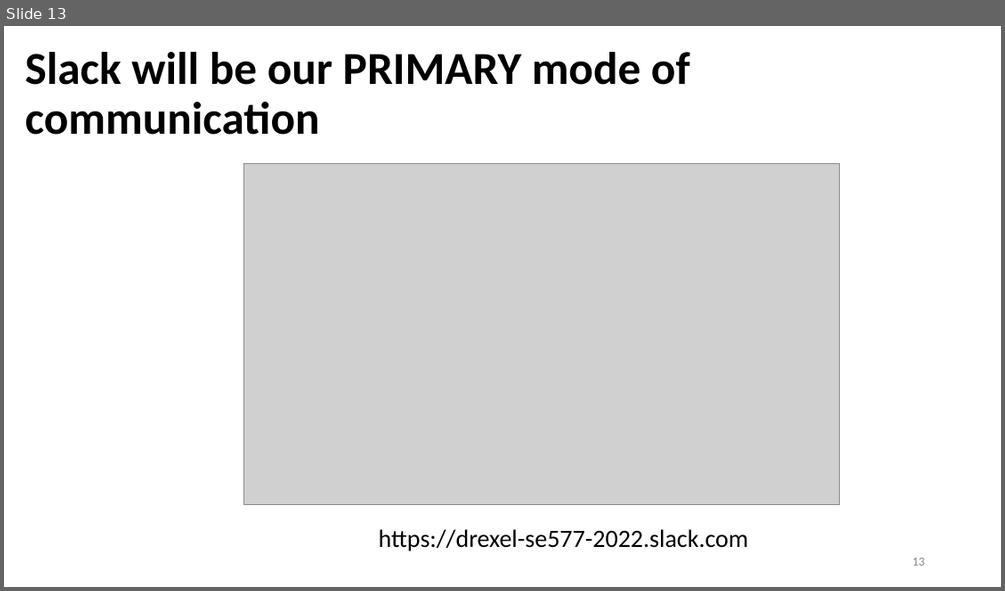
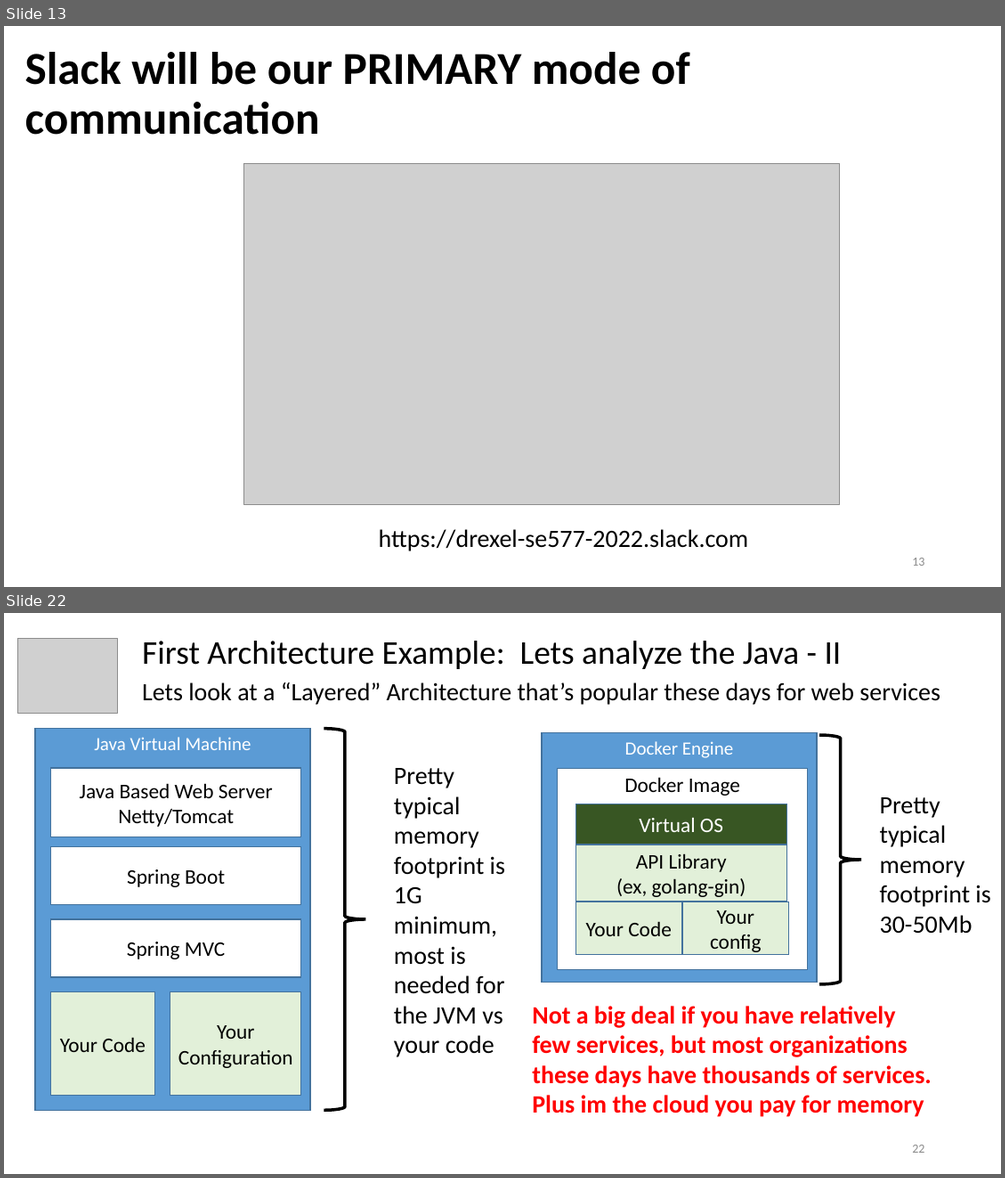
Before and after one commit to ArchitectingSoftware/SE577-SoftwareArchitecture, a slide deck: lectures/Week 1 - Course Overview.pptx. Shown one above the other, each under a label of ours: slide 13 before the commit, slides 13 and 22 after it; the slides between them are not shown. The pictures are 1005x591 and 1005x1178 pixels, drawn with LibreOffice and Linux fonts; fonts in the diff are those of the drawing; grey boxes stand for pictures. Boxes give left, top, right and bottom in pixels: in the first picture for what was removed or moved away, otherwise in the second. Text is boxed around its words. In the diff, an @@ line names an element or a change of style, - is before the commit and + after.

```diff
--- a/lectures/Week 1 - Course Overview.pptx
+++ b/lectures/Week 1 - Course Overview.pptx
@@ slide 22 added at (4, 613, 1001, 1174), background #FFFFFF @@
@@ picture added at (17, 639, 117, 714) @@
@@ title added at (142, 641, 841, 669), 32 pt, text #000000 @@
+First Architecture Example: Lets analyze the Java - II
@@ text added at (142, 682, 940, 705), 24 pt, text #000000 @@
+Lets look at a “Layered” Architecture that’s popular these days for web services
@@ rectangle added at (35, 728, 310, 1110), fill #5B9BD5, outline #43739E 1 pt, 18 pt, text #FFFFFF @@
+Java Virtual Machine
@@ right brace added at (324, 728, 366, 1110), outline #000000 3 pt @@
@@ rectangle added at (542, 732, 817, 981), fill #5B9BD5, outline #43739E 1 pt, 18 pt, text #FFFFFF @@
+Docker Engine
@@ right brace added at (820, 735, 862, 984), outline #000000 3 pt @@
@@ rectangle added at (51, 768, 301, 836), fill #FFFFFF, outline #43739E 1 pt, 20 pt, text #000000 @@
+Java Based Web Server
+Netty/Tomcat
@@ text added at (394, 768, 505, 1057), 24 pt, text #000000 @@
+Pretty typical memory footprint is 1G minimum, most is needed for the JVM vs your code
@@ rectangle added at (558, 768, 808, 969), fill #FFFFFF, outline #43739E 1 pt, 20 pt, text #000000 @@
+Docker Image
@@ text added at (880, 797, 990, 933), 24 pt, text #000000 @@
+Pretty typical memory footprint is 30-50Mb
@@ rectangle added at (576, 804, 787, 844), fill #385723, outline #43739E 1 pt, 20 pt, text #FFFFFF @@
+Virtual OS
@@ rectangle added at (51, 846, 301, 904), fill #FFFFFF, outline #43739E 1 pt, 20 pt, text #000000 @@
+Spring Boot
@@ rectangle added at (576, 844, 787, 900), fill #E2F0D9, outline #43739E 1 pt, 20 pt, text #000000 @@
+API Library
+(ex, golang-gin)
@@ rectangle added at (576, 902, 682, 955), fill #E2F0D9, outline #43739E 1 pt, 20 pt, text #000000 @@
+Your Code
@@ rectangle added at (682, 901, 788, 955), fill #E2F0D9, outline #43739E 1 pt, 20 pt, text #000000 @@
+Your config
@@ rectangle added at (51, 919, 301, 977), fill #FFFFFF, outline #43739E 1 pt, 20 pt, text #000000 @@
+Spring MVC
@@ rectangle added at (51, 992, 155, 1095), fill #E2F0D9, outline #43739E 1 pt, 20 pt, text #000000 @@
+Your Code
@@ rectangle added at (170, 992, 301, 1095), fill #E2F0D9, outline #43739E 1 pt, 20 pt, text #000000 @@
+Your Configuration
@@ text added at (532, 1005, 931, 1117), 24 pt, text #FF0000, bold @@
+Not a big deal if you have relatively few services, but most organizations these days have thousands of services. Plus im the cloud you pay for memory
@@ page number added at (912, 1144, 924, 1152), 12 pt, text #8C8C8C @@
+22
```
Also in this commit, not shown: 1 slide changed, 9 other slides added, 4 other files.
